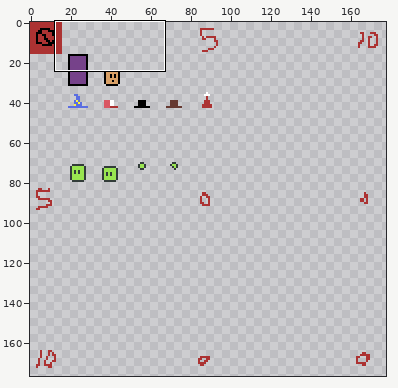
Sprite sheet, stored at src-deploy/public/ludumDare40/images/ase-512-16.png. Above: a wide view before the commit, with the close-up outlined.
Close-up. Before the edit:
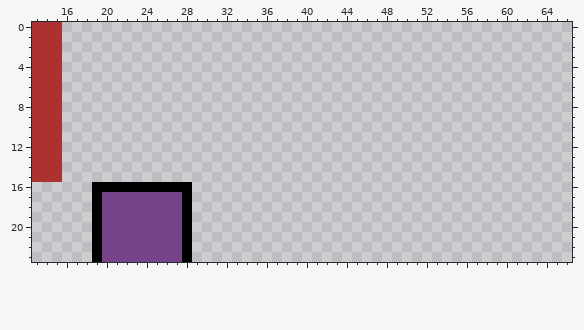
The file is 512x512 pixels. Shown: x 13..66, y 0..23. The wide view leaves out empty margins.
After:
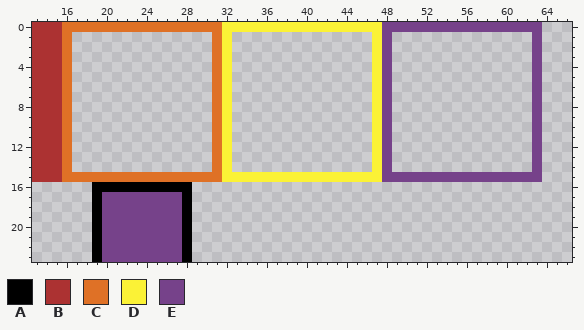
Palette (. is transparent): A #000000  B #ac3232  C #df7126  D #fbf236  E #76428a
Diff:
@@ x 13..66 @@
- 0 BBB...................................................
- 1 BBB...................................................
- 2 BBB...................................................
- 3 BBB...................................................
- 4 BBB...................................................
- 5 BBB...................................................
- 6 BBB...................................................
- 7 BBB...................................................
- 8 BBB...................................................
- 9 BBB...................................................
-10 BBB...................................................
-11 BBB...................................................
-12 BBB...................................................
-13 BBB...................................................
-14 BBB...................................................
-15 BBB...................................................
+ 0 BBBCCCCCCCCCCCCCCCCDDDDDDDDDDDDDDDDEEEEEEEEEEEEEEEE...
+ 1 BBBC..............CD..............DE..............E...
+ 2 BBBC..............CD..............DE..............E...
+ 3 BBBC..............CD..............DE..............E...
+ 4 BBBC..............CD..............DE..............E...
+ 5 BBBC..............CD..............DE..............E...
+ 6 BBBC..............CD..............DE..............E...
+ 7 BBBC..............CD..............DE..............E...
+ 8 BBBC..............CD..............DE..............E...
+ 9 BBBC..............CD..............DE..............E...
+10 BBBC..............CD..............DE..............E...
+11 BBBC..............CD..............DE..............E...
+12 BBBC..............CD..............DE..............E...
+13 BBBC..............CD..............DE..............E...
+14 BBBC..............CD..............DE..............E...
+15 BBBCCCCCCCCCCCCCCCCDDDDDDDDDDDDDDDDEEEEEEEEEEEEEEEE...
 16 ......AAAAAAAAAA......................................
Boxes around the changes in both close-ups, in picture pixels (x1, y1, x2, y2):
added: (62, 22, 542, 182)
